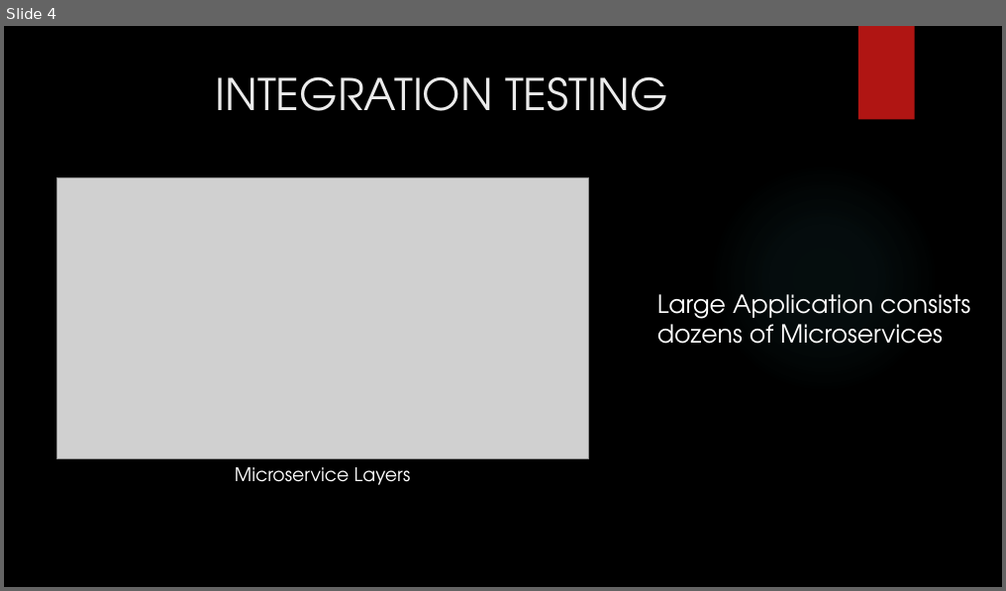
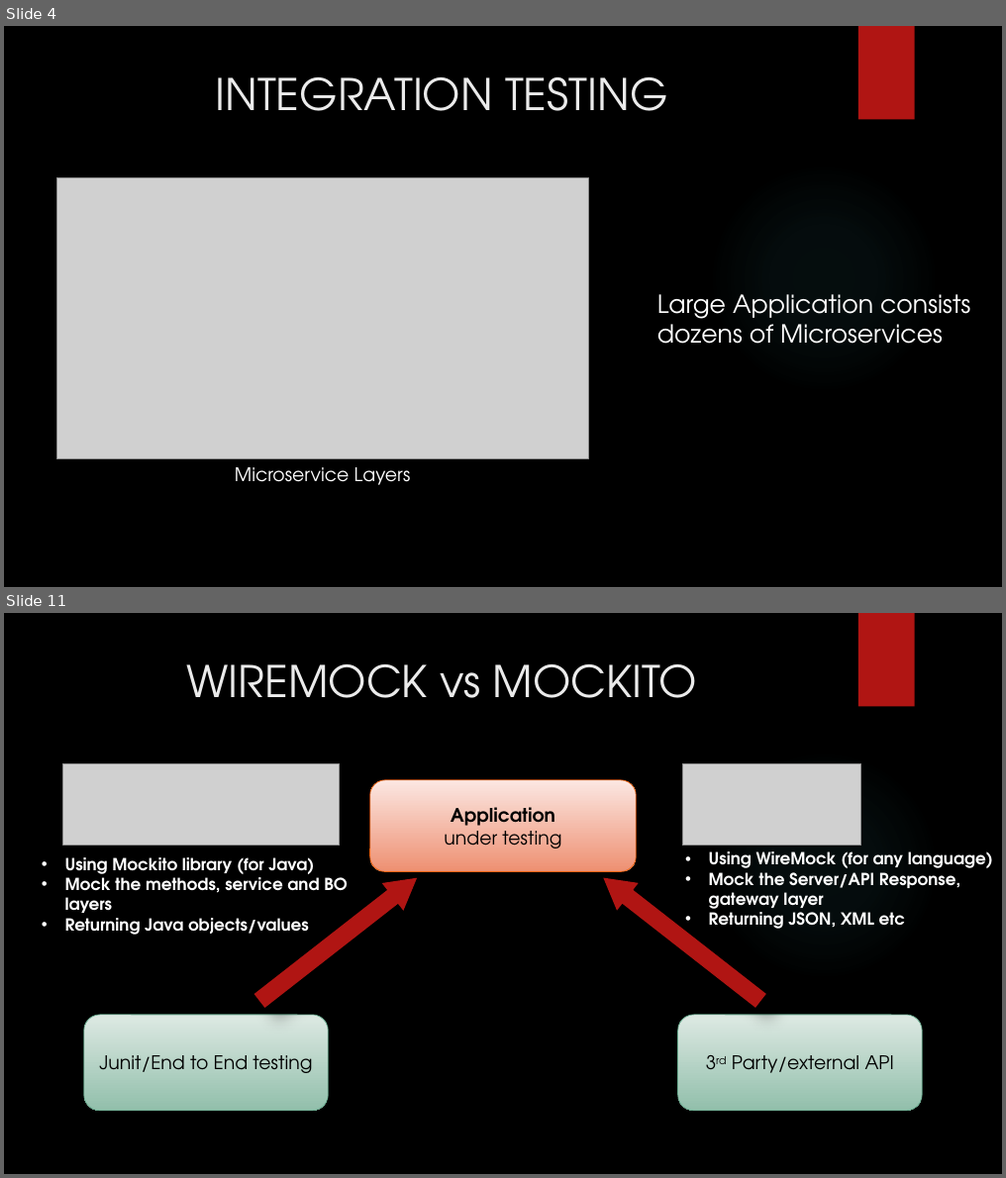
Before and after one commit to SubhajitSaha7/Angular, a slide deck: WireMock_DFSSubhajitSaha.pptx. Shown one above the other, each under a label of ours: slide 4 before the commit, slides 4 and 11 after it; the slides between them are not shown. The pictures are 1006x591 and 1006x1178 pixels, drawn with LibreOffice and Linux fonts; fonts in the diff are those of the drawing; grey boxes stand for pictures; background and template pictures are left out. Boxes give left, top, right and bottom in pixels: in the first picture for what was removed or moved away, otherwise in the second. Text is boxed around its words. In the diff, an @@ line names an element or a change of style, - is before the commit and + after.

```diff
--- a/WireMock_DFSSubhajitSaha.pptx
+++ b/WireMock_DFSSubhajitSaha.pptx
@@ slide 11 added at <box>4,613,1002,1174</box>, background picture (left out); not listed: 2 template elements that a slide beside it also shows @@
@@ title added at <box>186,664,697,698</box>, 42 pt, text #EBEBEB @@
+WIREMOCK vs MOCKITO
@@ picture added at <box>63,764,340,846</box> @@
@@ rounded rectangle added at <box>370,780,636,872</box>, fill gradient #FBE8E4 to #EF9173, outline #EA6312 0.75 pt, 18 pt, text #000000 @@
+Application
+under testing
@@ picture added at <box>682,764,860,846</box> @@
@@ text added at <box>65,858,348,935</box>, 16 pt, text #FFFFFF, bold @@
+• Using Mockito library (for Java)
+• Mock the methods, service and BO layers
+• Returning Java objects/values
@@ right arrow added at <box>249,864,428,1015</box>, fill #B01513 @@
@@ right arrow added at <box>592,864,771,1015</box>, fill #B01513 @@
@@ text added at <box>709,852,993,929</box>, 16 pt, text #FFFFFF, bold @@
+• Using WireMock (for any language)
+• Mock the Server/API Response, gateway layer
+• Returning JSON, XML etc
@@ rounded rectangle added at <box>84,1015,328,1111</box>, fill gradient #DEEAE4 to #93C0AC, outline #6AAC90 0.75 pt, 18 pt, text #000000 @@
+Junit/End to End testing
@@ rounded rectangle added at <box>678,1015,922,1111</box>, fill gradient #DEEAE4 to #93C0AC, outline #6AAC90 0.75 pt, 18 pt, text #000000 @@
+3rd Party/external API
```
Also in this commit, not shown: 14 other slides added, 1 slide removed.
